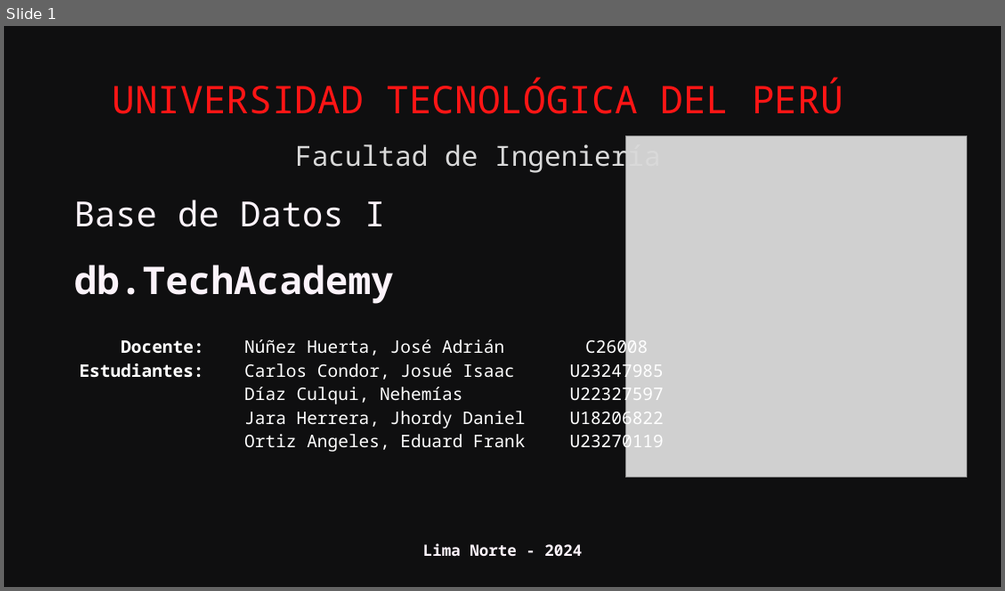
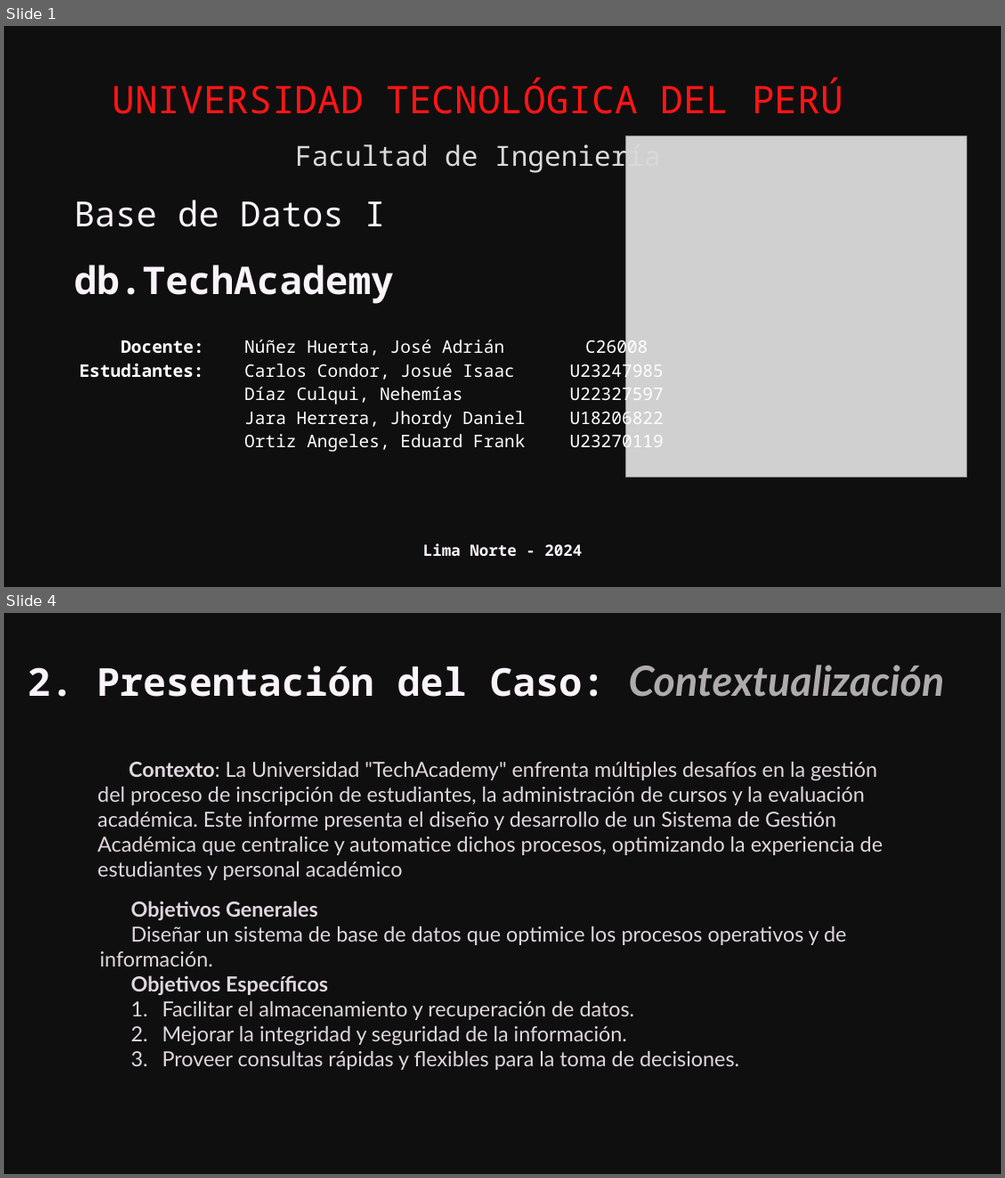
Before and after one commit to E-specter/Proyect-Database_I, a slide deck: BD.Proyect-Presentation.pptx. Shown one above the other, each under a label of ours: slide 1 before the commit, slides 1 and 4 after it; the slides between them are not shown. The pictures are 1005x591 and 1005x1178 pixels, drawn with LibreOffice and Linux fonts; fonts in the diff are those of the drawing; grey boxes stand for pictures; background and template pictures are left out. Boxes give left, top, right and bottom in pixels: in the first picture for what was removed or moved away, otherwise in the second. Text is boxed around its words. In the diff, an @@ line names an element or a change of style, - is before the commit and + after.

```diff
--- a/BD.Proyect-Presentation.pptx
+++ b/BD.Proyect-Presentation.pptx
@@ slide 4 added at [4,613,1001,1174], background #000000; not listed: 1 template element that a slide beside it also shows @@
@@ text added at [27,665,945,697], 44.5 pt, text #FBF3FA, bold @@
+2. Presentación del Caso: Contextualización
@@ text added at [97,762,882,880], 24 pt, text #E0D6DE @@
+Contexto: La Universidad "TechAcademy" enfrenta múltiples desafíos en la gestión del proceso de inscripción de estudiantes, la administración de cursos y la evaluación académica. Este informe presenta el diseño y desarrollo de un Sistema de Gestión Académica que centralice y automatice dichos procesos, optimizando la experiencia de estudiantes y personal académico
@@ text added at [100,900,846,1070], 24 pt, text #E0D6DE @@
+Objetivos Generales
+Diseñar un sistema de base de datos que optimice los procesos operativos y de información.
+Objetivos Específicos
+1. Facilitar el almacenamiento y recuperación de datos.
+2. Mejorar la integridad y seguridad de la información.
+3. Proveer consultas rápidas y flexibles para la toma de decisiones.
```
Also in this commit, not shown: 1 slide changed, 8 other slides added, 23 slides removed.
